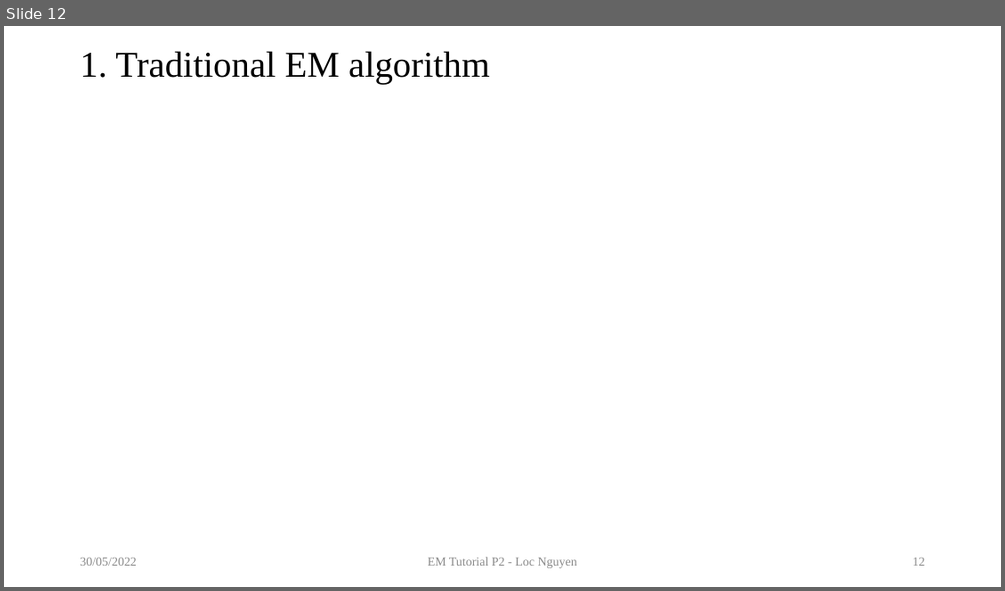
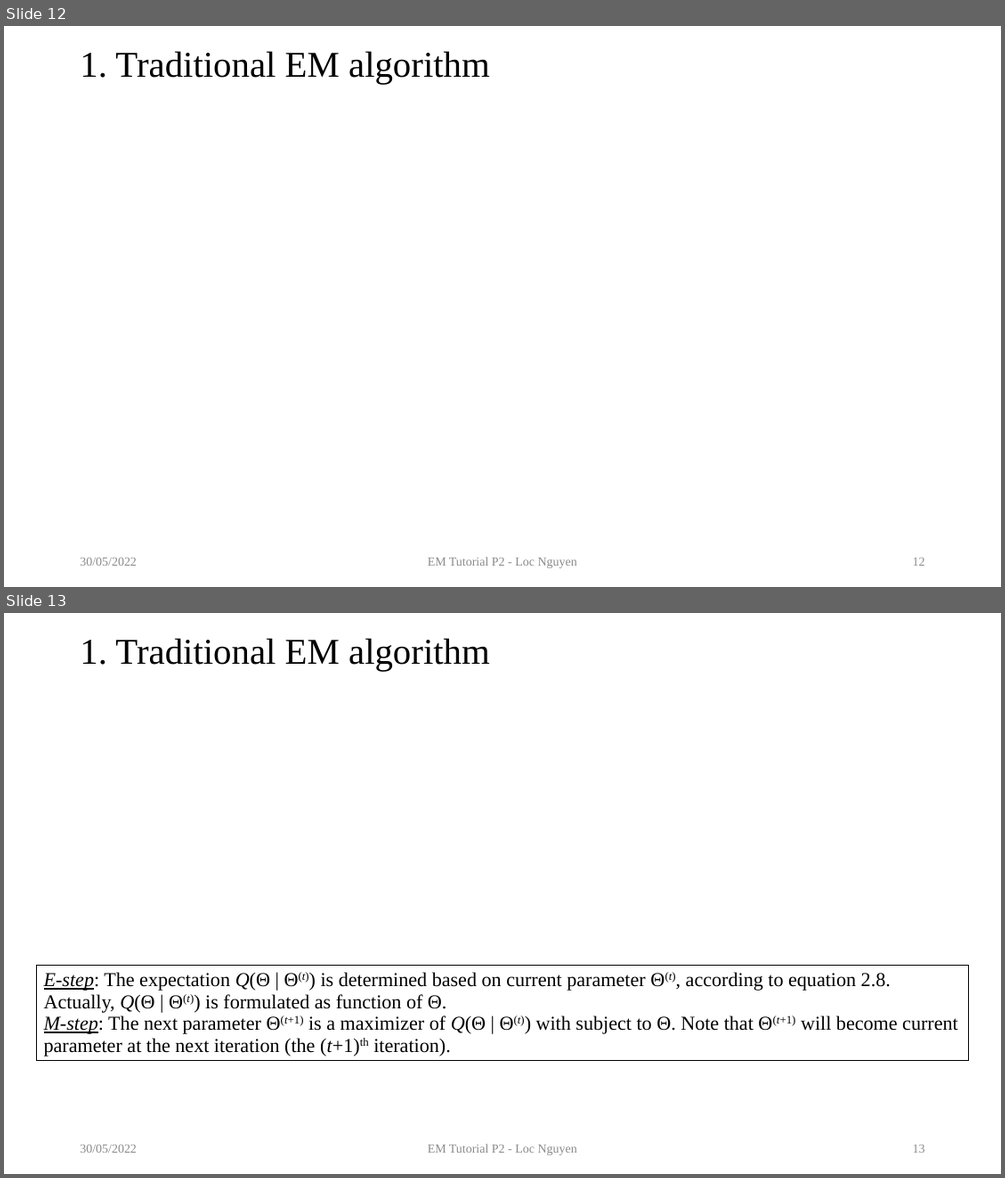
Before and after one commit to ngphloc/double-light, a slide deck: 3_implementation/08.TutorialOnEM/artifact/TutorialOnEM-02.pptx. Shown one above the other, each under a label of ours: slide 12 before the commit, slides 12 and 13 after it. The pictures are 1005x591 and 1005x1178 pixels, drawn with LibreOffice and Linux fonts; fonts in the diff are those of the drawing; grey boxes stand for pictures. Boxes give left, top, right and bottom in pixels: in the first picture for what was removed or moved away, otherwise in the second. Text is boxed around its words. In the diff, an @@ line names an element or a change of style, - is before the commit and + after.

```diff
--- a/3_implementation/08.TutorialOnEM/artifact/TutorialOnEM-02.pptx
+++ b/3_implementation/08.TutorialOnEM/artifact/TutorialOnEM-02.pptx
@@ slide 13 added at box(4, 613, 1001, 1174), background #FFFFFF @@
@@ title added at box(80, 638, 490, 671), 35 pt, text #000000 @@
+1. Traditional EM algorithm
@@ table added at box(36, 965, 969, 1068), 1 rows, 1 columns @@
+E-step: The expectation Q(Θ | Θ(t)) is determined based on current parameter Θ(t), according to equation 2.8. Actually, Q(Θ | Θ(t)) is formulated as function of Θ. / M-step: The next parameter Θ(t+1) is a maximizer of Q(Θ | Θ(t)) with subject to Θ. Note that Θ(t+1) will become current parameter at the next iteration (the (t+1)th iteration).
@@ text added at box(80, 1144, 137, 1152), 12 pt, text #8C8C8C @@
+30/05/2022
@@ text added at box(428, 1143, 577, 1155), 12 pt, text #8C8C8C @@
+EM Tutorial P2 - Loc Nguyen
@@ page number added at box(913, 1144, 925, 1152), 12 pt, text #8C8C8C @@
+13
```
Also in this commit, not shown: 4 slides changed, 25 other slides added.
